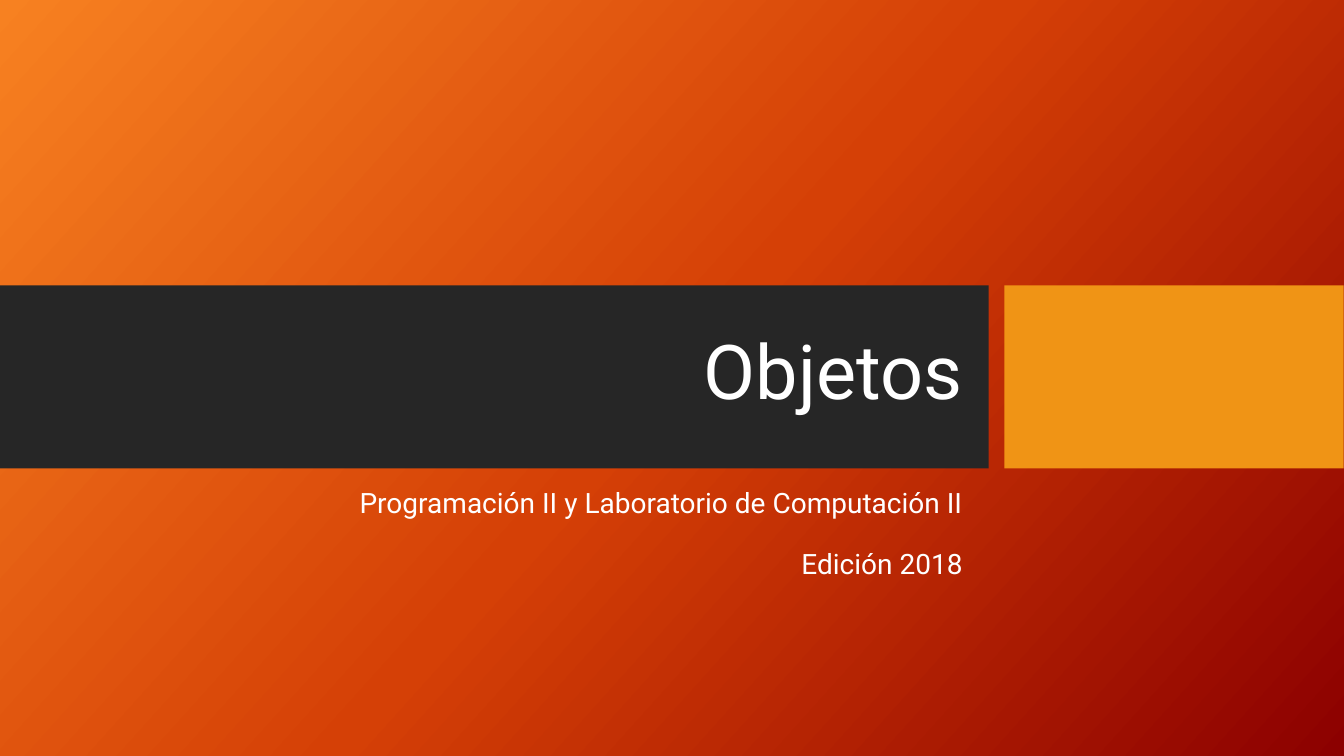
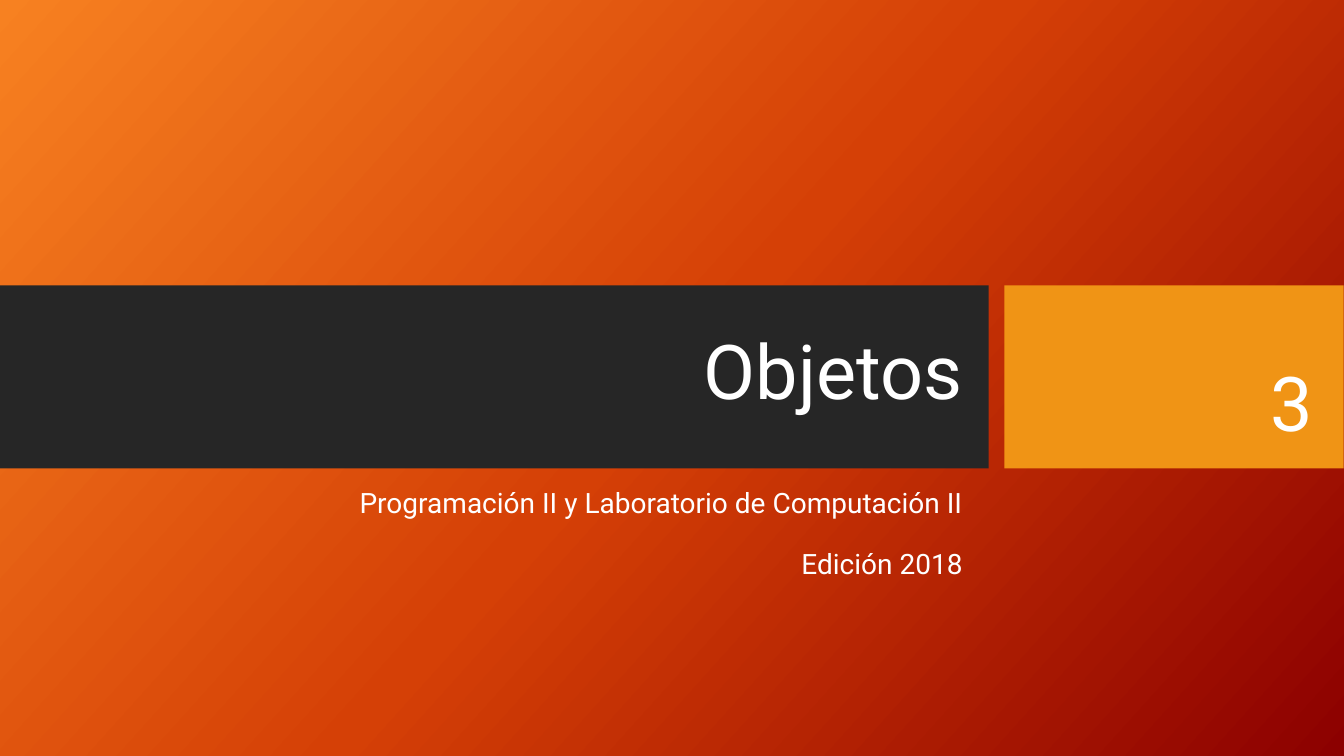
Before and after one commit to FedeDavila1984/utn_prog_y_lab_II, a slide deck: slide 1 of PPTs/ProgramacionII_Clase_03-2018.pptx. Drawn at 1344x756 pixels with LibreOffice and Linux fonts; fonts in the diff are those of the drawing; background and template pictures are left out. Boxes give left, top, right and bottom in pixels: in the first picture for what was removed or moved away, otherwise in the second. Text is boxed around its words. In the diff, an @@ line names an element or a change of style, - is before the commit and + after.

Commit message:
ppt 2018

```diff
--- a/PPTs/ProgramacionII_Clase_03-2018.pptx
+++ b/PPTs/ProgramacionII_Clase_03-2018.pptx
@@ text added at (x1=1271, y1=376, x2=1313, y2=432), 54 pt, text #FFFFFF @@
+3
```
Also in this commit, not shown: 8 other files.
